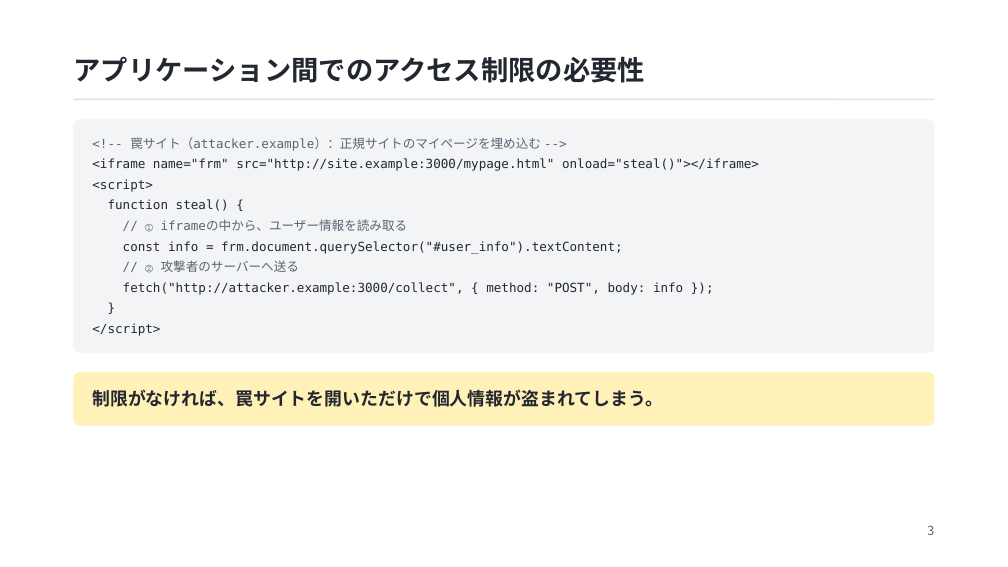
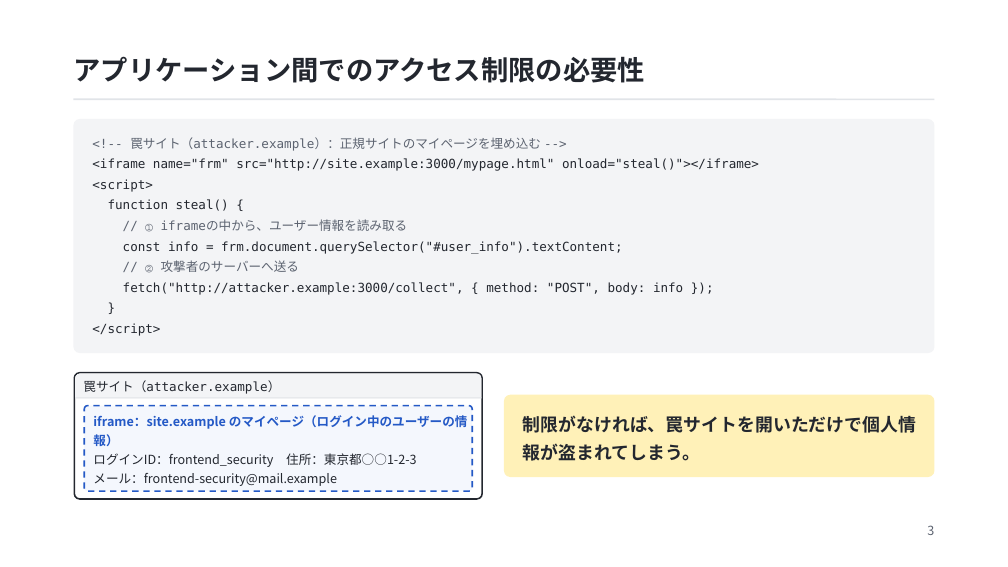
Before and after one commit to nebular-lab/cors-handson, a slide deck: slide 3 of slides/cors-handson.pptx. Drawn at 1008x567 pixels with LibreOffice and Linux fonts; fonts in the diff are those of the drawing. Boxes give left, top, right and bottom in pixels: in the first picture for what was removed or moved away, otherwise in the second. Text is boxed around its words. In the diff, an @@ line names an element or a change of style, - is before the commit and + after.

```diff
--- a/slides/cors-handson.pptx
+++ b/slides/cors-handson.pptx
@@ rounded rectangle added at <box>74,373,482,499</box>, fill #FFFFFF, outline #23272F 1.5 pt @@
@@ freeform shape added at <box>75,374,482,399</box>, fill #F3F4F6, 12 pt, text #23272F @@
+罠サイト（attacker.example）
@@ freeform shape added at <box>75,374,482,399</box>, fill #E1E4E8 @@
@@ rounded rectangle added at <box>84,406,472,492</box>, fill #F4F7FD, outline #2459C6 1.5 pt dashed @@
@@ text added at <box>93,415,468,446</box>, 12 pt, text #2459C6, bold @@
+iframe：site.example のマイページ（ログイン中のユーザーの情報）
@@ rounded rectangle "制限がなければ、罠サイトを開いただけで個人情報が盗まれてしまう。": place and size @@
-rounded rectangle "制限がなければ、罠サイトを開いただけで個人情報が盗まれてしまう。" at <box>73,372,935,426</box>
+rounded rectangle "制限がなければ、罠サイトを開いただけで個人情報が盗まれてしまう。" at <box>504,395,935,477</box>
@@ rounded rectangle "制限がなければ、罠サイトを開いただけで個人情報が盗まれてしまう。" at <box>504,395,935,477</box>: line spacing 19.6pt to 27.2pt; proportions changed @@
@@ text added at <box>93,453,416,467</box>, 12 pt, text #23272F @@
+ログインID：frontend_security 住所：東京都○○1-2-3
@@ text added at <box>93,473,337,486</box>, 12 pt, text #23272F @@
+メール：frontend-security@mail.example
```
Also in this commit, not shown: 1 other file.
